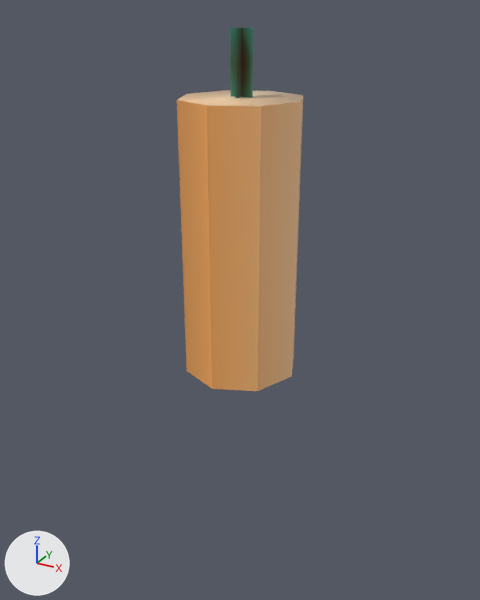
Renders of the OBJ model Redist/Models/3dmodels/Candle_336x0.obj from each side of a commit.
Rendered twice from a 50 mm lens placed at (0.372, -0.681, 0.452), pointed at (-0.008, 0.01, 0.107). Arrows for +X, +Y and +Z are at lower left; the lights stay in place. Where no turn or scale is listed for an object, it has been applied to the vertices.

Before the edit, the objects in view are built like this:
```python
me_candle_336x0 = bpy.data.meshes.new('Candle_336x0')
me_candle_336x0.from_pydata(...)  # 24 vertices, 32 faces; spans x -0.073..0.073, y -0.075..0.075, z 0.021..0.433
me_candle_336x0.materials.append(mat_336light)  # picture img_336light_source_png
# before: 0 (0.0, 0.075, 0.021), 2 (0.052, 0.053, 0.021) at pixel (293, 355), 4 (0.073, 0.0, 0.021) at pixel (291, 376), 6 (0.052, -0.053, 0.021) at pixel (257, 391), 8 (0.0, -0.075, 0.021) at pixel (212, 388)
# before: 10 (-0.052, -0.053, 0.021) at pixel (186, 370), 12 (-0.073, 0.0, 0.021), 14 (-0.052, 0.053, 0.021)
ob_candle_336x0 = bpy.data.objects.new('Candle_336x0', me_candle_336x0)
ob_candle_336x0.location = (0.0, 0.0, 0.0)
```
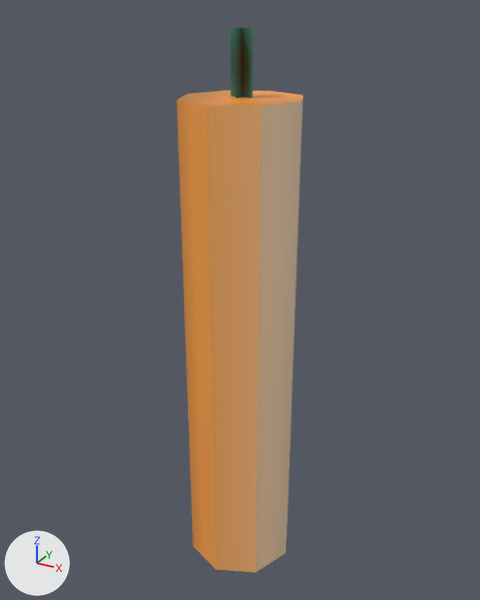
The newer file is also rescaled (x1.482), turned or shifted as a whole; pictures and numbers use the older file's frame.

Edits to the scene script, one JSON object a line:
```json
{"block": "me_candle_336x0", "where": "# used by ob_candle_336x0; location = (0.0, 0.0, 0.0)"}
{"op": "remove", "block": "me_candle_336x0", "code": "me_candle_336x0.from_pydata(...)  # 24 vertices, 32 faces; spans x -0.073..0.073, y -0.075..0.075, z 0.021..0.433"}
{"op": "add", "block": "me_candle_336x0", "code": "me_candle_336x0.from_pydata(...)  # 24 vertices, 32 faces; spans x -0.073..0.073, y -0.075..0.075, z -0.275..0.433"}
{"block": "me_candle_336x0", "change": "me_candle_336x0 part 1"}
{"op": "add", "block": "me_candle_336x0", "code": "for i in [0, 2, 4, 6, 8, 10, 12, 14]: me_candle_336x0.vertices[i].co += Vector((0.0, 0.0, -0.296))"}
{"block": "me_candle_336x0", "change": "me_candle_336x0 part 2: texture (UV) coordinates of 16 of 32 faces, centred in x -0.066..0.066, y -0.068..0.043, z 0.134..0.36, changed; they spanned u 0.02..0.03, v 0.93..0.94 and now span u 0.02..0.03, v 0.92..0.94"}
```

What differs and where, as boxes [x1, y1, x2, y2] in the pictures (480 x 600 px; the box of a moved part takes in the faces that stretch with it):
```json
{"object": "Candle_336x0", "change": "reshaped, surface changed", "before": [177, 27, 303, 391], "after": [177, 27, 303, 573], "on screen": "50% taller"}
{"part": 1, "of": "me_candle_336x0", "change": "moved or reshaped", "before": [177, 98, 303, 391], "after": [177, 98, 303, 573]}
{"part": 2, "of": "me_candle_336x0", "change": "surface changed", "before": [177, 90, 303, 106], "after": [177, 90, 303, 106], "on screen": "beige to orange"}
```
